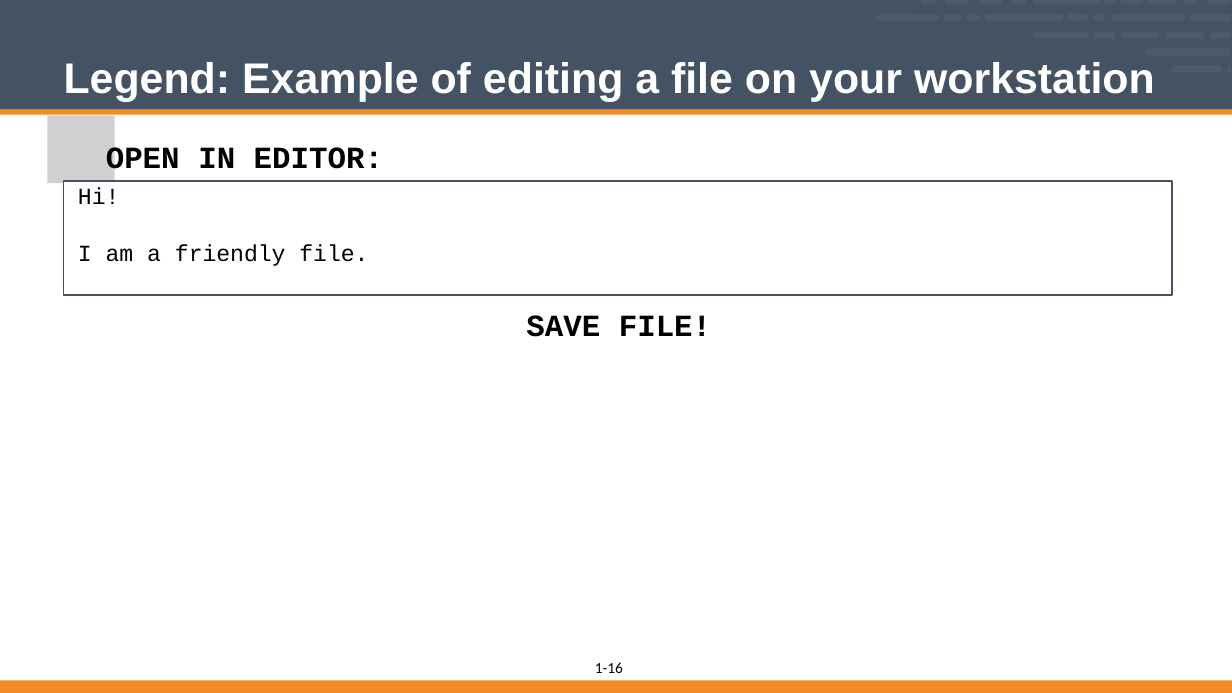
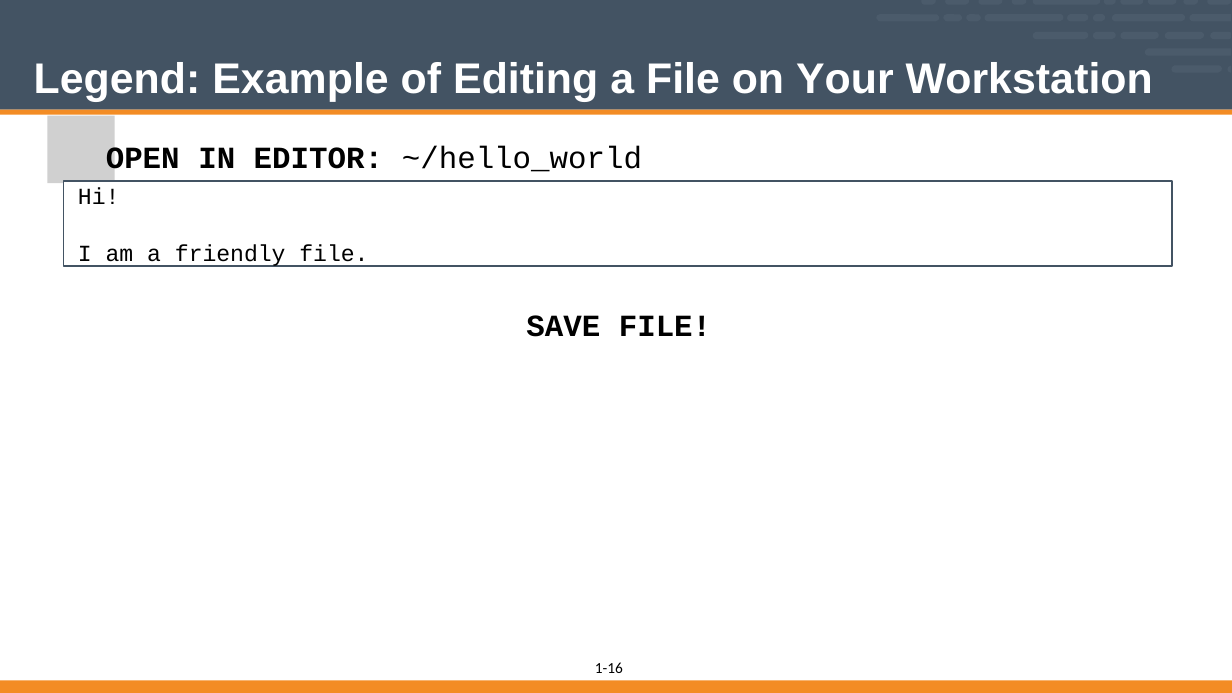
Before and after one commit to vinyar/chef-intermediate, a slide deck: slide 16 of 01-intro.pptx. Drawn at 1232x693 pixels with LibreOffice and Linux fonts; fonts in the diff are those of the drawing; grey boxes stand for pictures. Boxes give left, top, right and bottom in pixels: in the first picture for what was removed or moved away, otherwise in the second. Text is boxed around its words. In the diff, an @@ line names an element or a change of style, - is before the commit and + after.

Commit message:
Fixed font on 1-16 and title cases throughout

```diff
--- a/01-intro.pptx
+++ b/01-intro.pptx
@@ title at (34,62,1153,102): text changed @@
-Legend: Example of editing a file on your workstation
+Legend: Example of Editing a File on Your Workstation
@@ text "OPEN IN EDITOR: ~/hello_world" rewrapped from (106,146,383,204) to (106,146,642,177) @@
@@ rectangle "Hi!": place and size @@
-rectangle "Hi!" at (64,181,1172,295)
+rectangle "Hi!" at (64,181,1172,266)
```
Also in this commit, not shown: 4 other slides changed.
